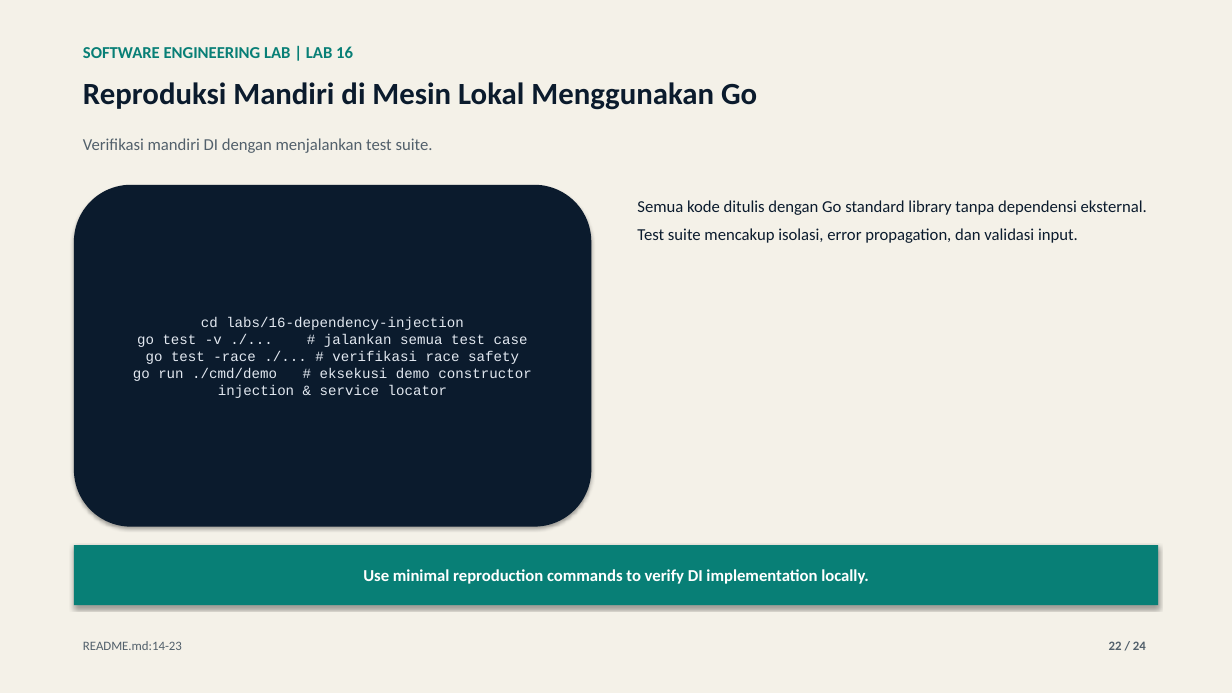
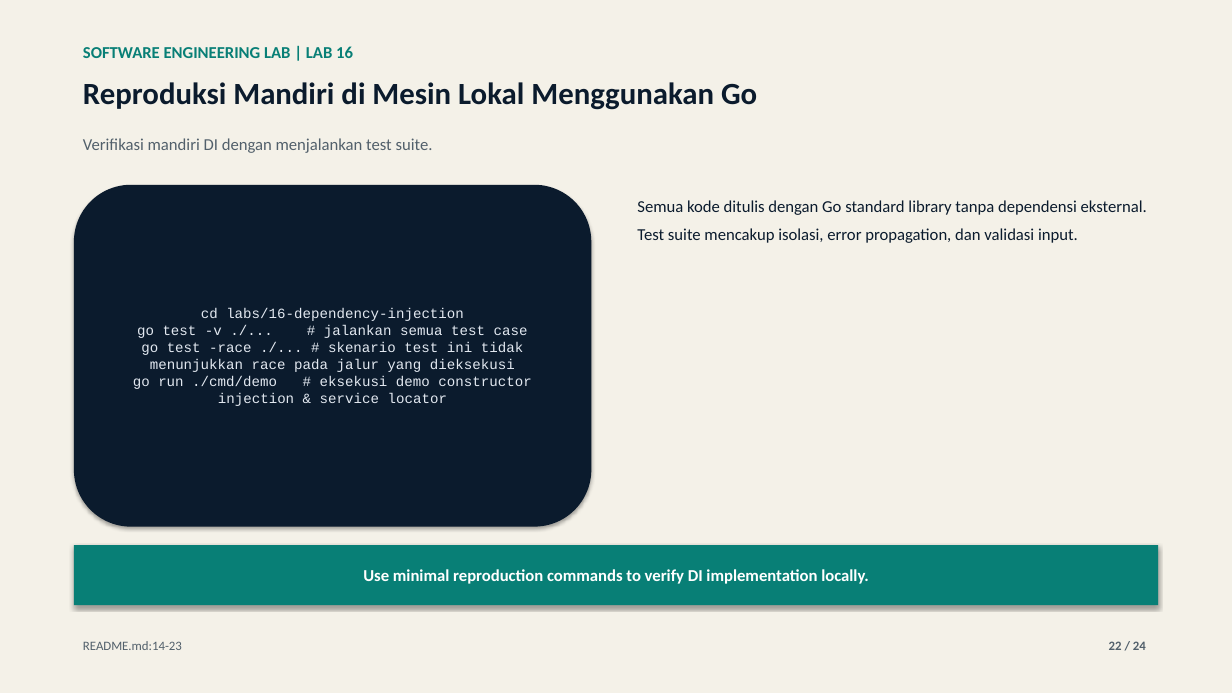
Before and after one commit to lukman-ss/software-engineering-lab, a slide deck: slide 22 of labs/16-dependency-injection/result/linkedin/lab-16-dependency-injection-carousel.pptx. Drawn at 1232x693 pixels with LibreOffice and Linux fonts; fonts in the diff are those of the drawing. Boxes give left, top, right and bottom in pixels: in the first picture for what was removed or moved away, otherwise in the second. Text is boxed around its words. In the diff, an @@ line names an element or a change of style, - is before the commit and + after.

Commit message:
chore: add content audit reports and update verdicts for various labs

```diff
--- a/labs/16-dependency-injection/result/linkedin/lab-16-dependency-injection-carousel.pptx
+++ b/labs/16-dependency-injection/result/linkedin/lab-16-dependency-injection-carousel.pptx
@@ text in rounded rectangle at [133,308,531,406]: text changed @@
-cd labs/16-dependency-injection
-go test -v ./... # jalankan semua test case
-go test -race ./... # verifikasi race safety
-go run ./cmd/demo # eksekusi demo constructor injection & service locator
+cd labs/16-dependency-injection
+go test -v ./... # jalankan semua test case
+go test -race ./... # skenario test ini tidak menunjukkan race pada jalur yang dieksekusi
+go run ./cmd/demo # eksekusi demo constructor injection & service locator
```
Also in this commit, not shown: 10 other slides changed, 34 other files.
